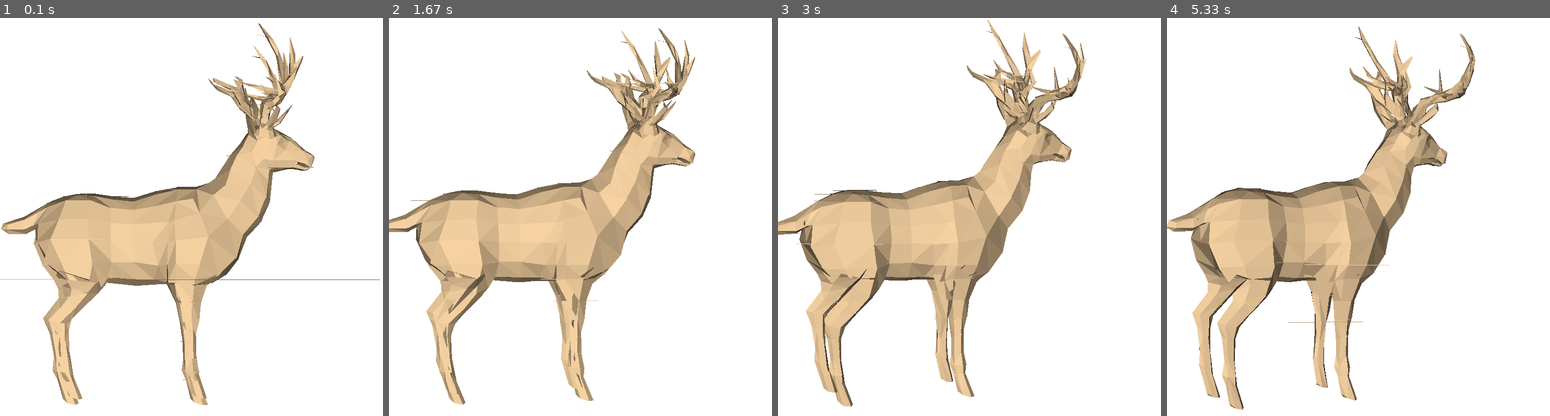
Above: before the commit, frames 1-4 (left to right).
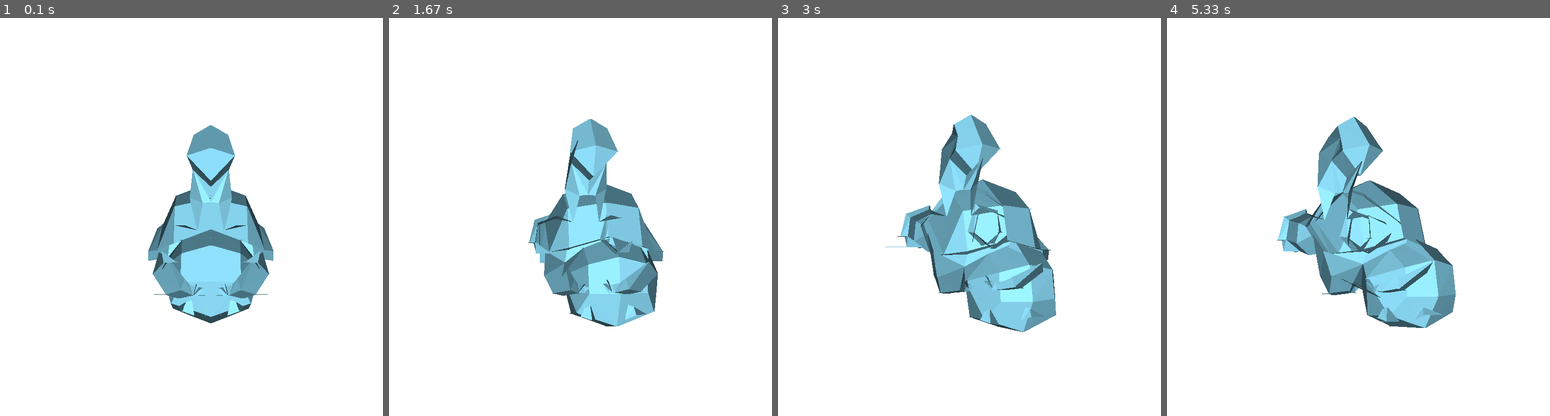
Above: after the commit, the same moments.

Repository: DannyVC123/3D-Engine-Python
Game: pygame game, started from render_pygame.py
The game is run twice, just before and just after one commit, with the same random seed, the same clock (stepped at 60 frames per second) and the same inputs.
Inputs (mouse positions are in pixels of both pictures, inside the frame that each line leads up to):
- Up to frame 1 (0.1 s): no input
- Up to frame 2 (1.67 s): press the mouse at (496, 228) at 0.37 s; move the mouse to (569, 272) at 0.47 s; release the mouse at (637, 320) at 0.6 s; press the mouse at (496, 228) at 0.7 s; move the mouse to (572, 244) at 0.8 s; release the mouse at (645, 264) at 0.93 s; press the mouse at (496, 228) at 1.17 s; move the mouse to (538, 280) at 1.27 s; release the mouse at (576, 336) at 1.4 s; move the mouse to (496, 228) at 1.63 s
- Up to frame 3 (3 s): press the mouse at (885, 228) at 1.67 s; move the mouse to (988, 260) at 1.77 s; release the mouse at (1095, 292) at 1.9 s; press the mouse at (885, 228) at 2.27 s; move the mouse to (1007, 284) at 2.37 s; release the mouse at (1130, 336) at 2.5 s; press the mouse at (885, 228) at 2.93 s
- Up to frame 4 (5.33 s): move the mouse to (1369, 193) at 3.03 s; release the mouse at (1465, 153) at 3.17 s; press the mouse at (1274, 228) at 3.63 s; move the mouse to (1373, 177) at 3.73 s; release the mouse at (1469, 125) at 3.87 s; move the mouse to (1274, 228) at 4.3 s; press the mouse at (1274, 228) at 4.33 s; move the mouse to (1278, 193) at 4.43 s; release the mouse at (1285, 153) at 4.57 s; press the mouse at (1274, 228) at 5.07 s; move the mouse to (1262, 304) at 5.17 s; release the mouse at (1247, 380) at 5.3 s

The runs differ from the first frame. In frame 1, 24% of the frame differs, in the area x 0-100%, y 1-98%; in frame 2, 26%; in frame 3, 28%; in frame 4, 29%, in the area x 0-81%, y 2-99%.

Commit message:
added triangle rast and obj files to readme

Diff:
--- a/render_pygame.py
+++ b/render_pygame.py
@@ -54,9 +54,9 @@
 if __name__ == "__main__":
     # dog = Obj_Parser.parse_obj('./models/ORIGAM_CHIEN_Free.obj', scale_factor = 5, color = [205, 175, 135])
     # wolf = Obj_Parser.parse_obj('./models/wolf_lp.obj', scale_factor=2, color=[164, 159, 150], has_vn=False)
-    deer = Obj_Parser.parse_obj('./models/deer.obj', scale_factor = 0.5, color = [205, 175, 135], has_vn = False)
+    # deer = Obj_Parser.parse_obj('./models/deer.obj', scale_factor = 0.5, color = [205, 175, 135], has_vn = False)
 
     # pikachu = Obj_Parser.parse_obj('./models/pokemon/pikachu.obj', scale_factor = 8, color = [242, 210, 71], outward_vn = False)
-    # squirtle = Obj_Parser.parse_obj('./models/pokemon/squirtle.obj', scale_factor = 8, color = [131, 206, 232])
+    squirtle = Obj_Parser.parse_obj('./models/pokemon/squirtle.obj', scale_factor = 8, color = [131, 206, 232])
 
-    render = Render(deer)
+    render = Render(squirtle)
Not shown, changed: README.md
